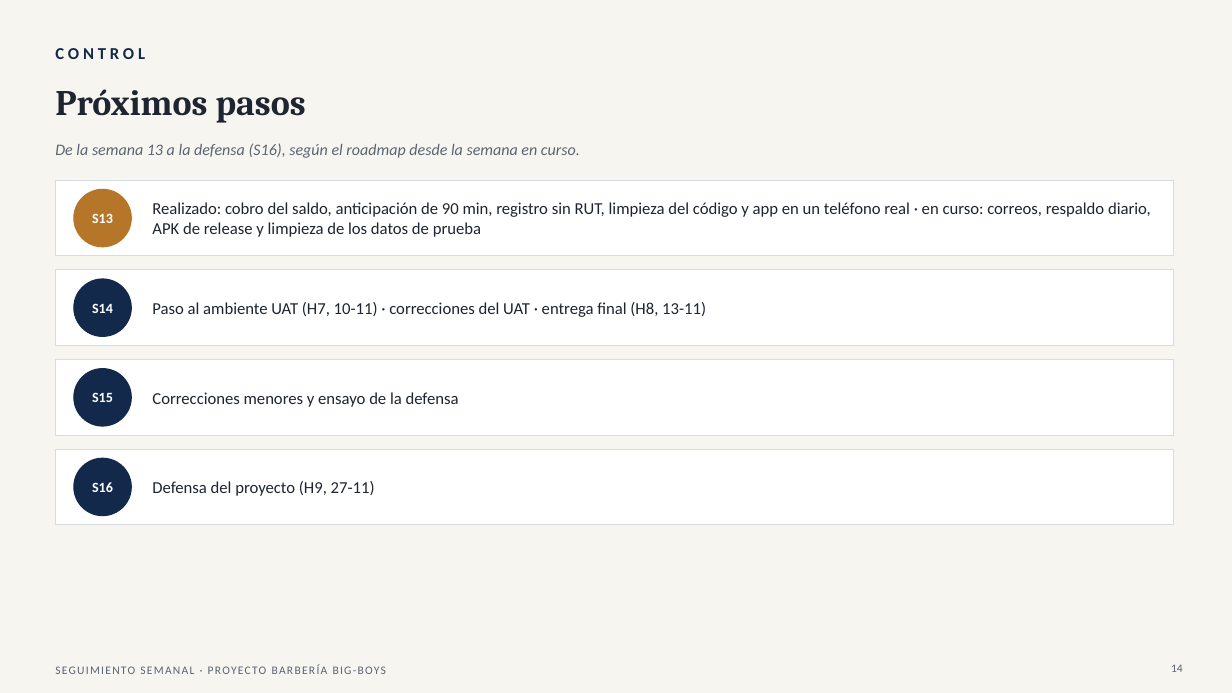
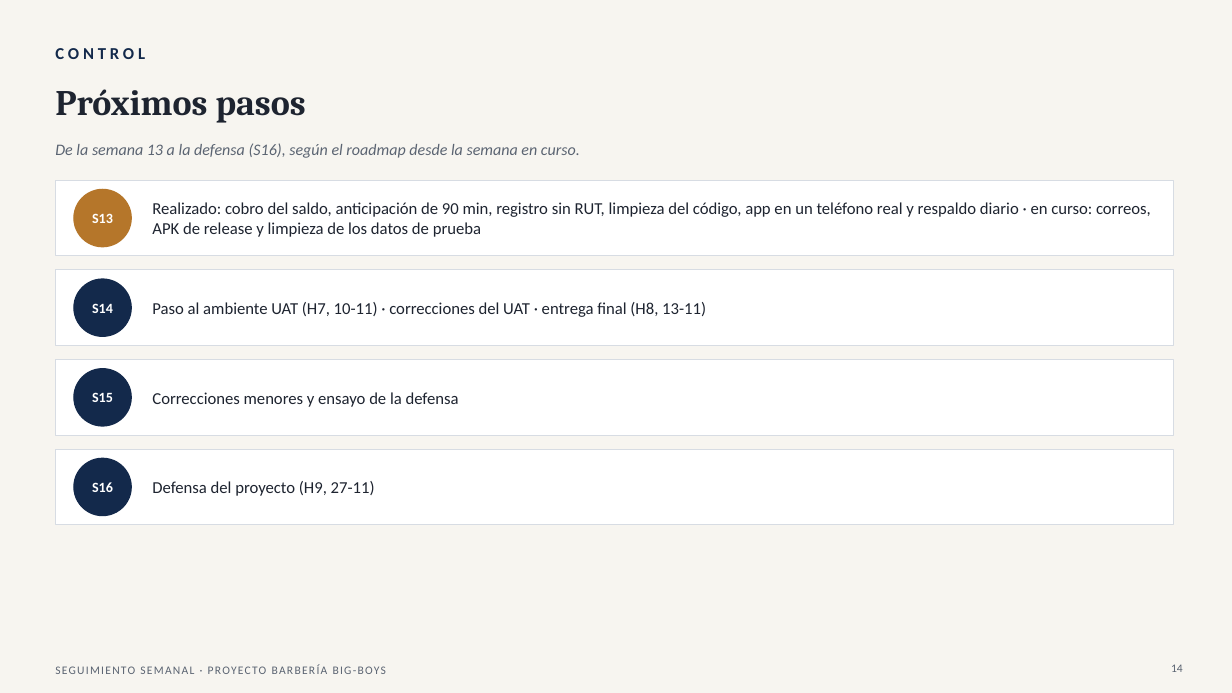
Before and after one commit to Yerko-Rosales/Proyecto_Barberia, a slide deck: slide 14 of Fase 2/Seguimiento semanal/Seguimiento_Roadmap_Proyecto_Barberia_06-11.pptx. Drawn at 1232x693 pixels with LibreOffice and Linux fonts; fonts in the diff are those of the drawing. Boxes give left, top, right and bottom in pixels: in the first picture for what was removed or moved away, otherwise in the second. Text is boxed around its words. In the diff, an @@ line names an element or a change of style, - is before the commit and + after.

Commit message:
Seguimiento 06-11: estado al cierre del día
- Respaldo diario operativo con restauración probada y contraseña de Gmail fuera de la APK (láminas 2, 4, 5, 13 y 14); solo los correos siguen atrasados.
- Diagramas marcados como realizados (láminas 2 a 4) y miniaturas de DIAG-03 y DIAG-13 actualizadas; DAS v3.3 (lámina 6).
- Casos de uso al 06-11: 29 de 41 funcionan sobre la base de datos real y 2 en forma parcial (lámina 7).
- Notas del orador ajustadas.

```diff
--- a/Fase 2/Seguimiento semanal/Seguimiento_Roadmap_Proyecto_Barberia_06-11.pptx
+++ b/Fase 2/Seguimiento semanal/Seguimiento_Roadmap_Proyecto_Barberia_06-11.pptx
@@ text at (x1=152, y1=202, x2=1151, y2=237): text changed @@
-Realizado: cobro del saldo, anticipación de 90 min, registro sin RUT, limpieza del código y app en un teléfono real · en curso: correos, respaldo diario, APK de release y limpieza de los datos de prueba
+Realizado: cobro del saldo, anticipación de 90 min, registro sin RUT, limpieza del código, app en un teléfono real y respaldo diario · en curso: correos, APK de release y limpieza de los datos de prueba
```
Also in this commit, not shown: 7 other slides changed.
